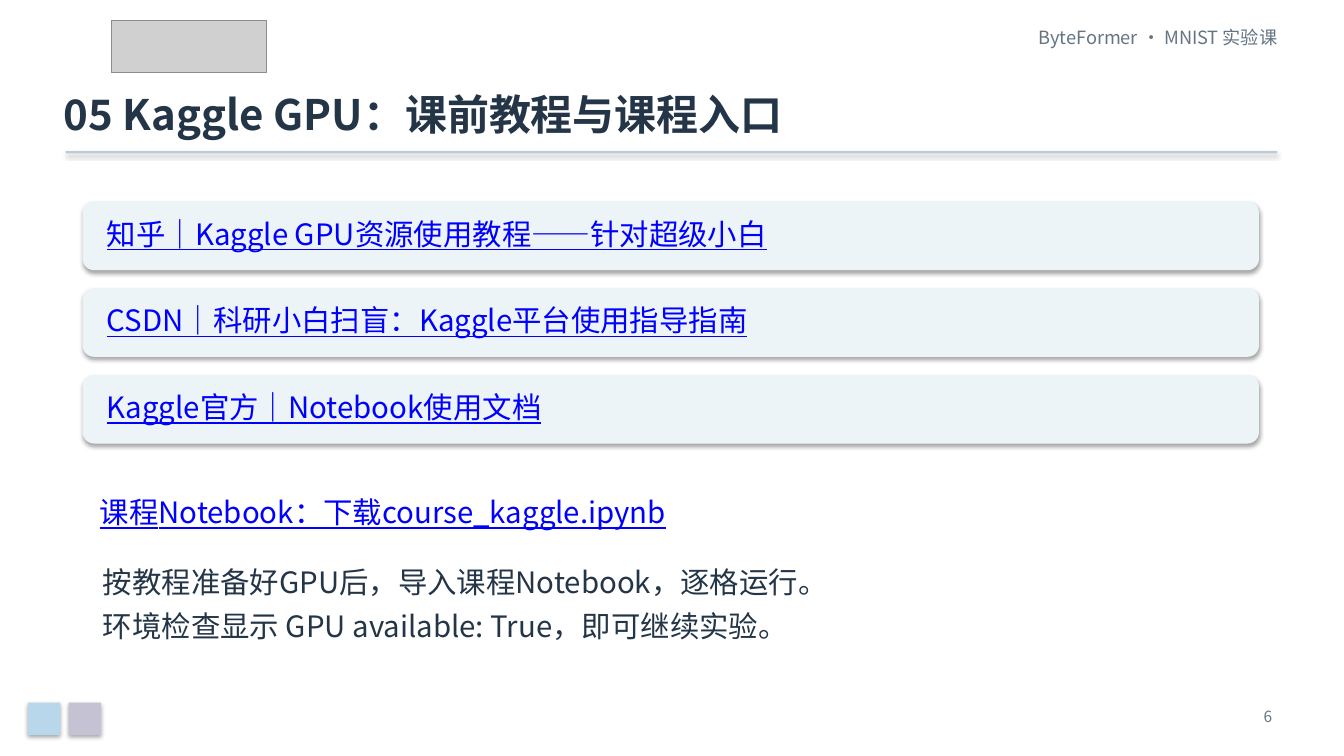
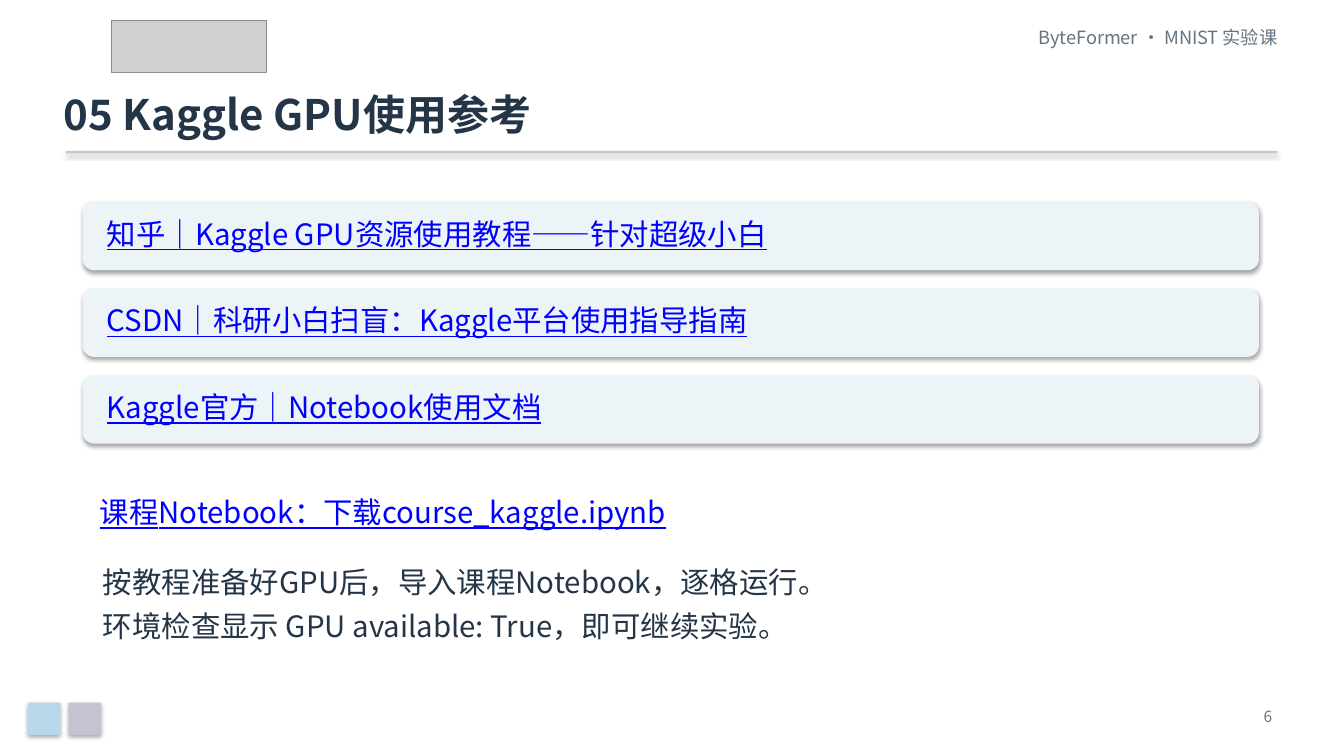
Before and after one commit to Franklin-L/byteformer-mnist-course, a slide deck: slide 6 of docs/ByteFormer_MNIST_零基础实验课.pptx. Drawn at 1344x756 pixels with LibreOffice and Linux fonts; fonts in the diff are those of the drawing; grey boxes stand for pictures. Boxes give left, top, right and bottom in pixels: in the first picture for what was removed or moved away, otherwise in the second. Text is boxed around its words. In the diff, an @@ line names an element or a change of style, - is before the commit and + after.

```diff
--- a/docs/ByteFormer_MNIST_零基础实验课.pptx
+++ b/docs/ByteFormer_MNIST_零基础实验课.pptx
@@ text at (63, 94, 531, 140): text changed @@
-05 Kaggle GPU：课前教程与课程入口
+05 Kaggle GPU使用参考
```
Also in this commit, not shown: 12 other slides changed, 2 other files.
